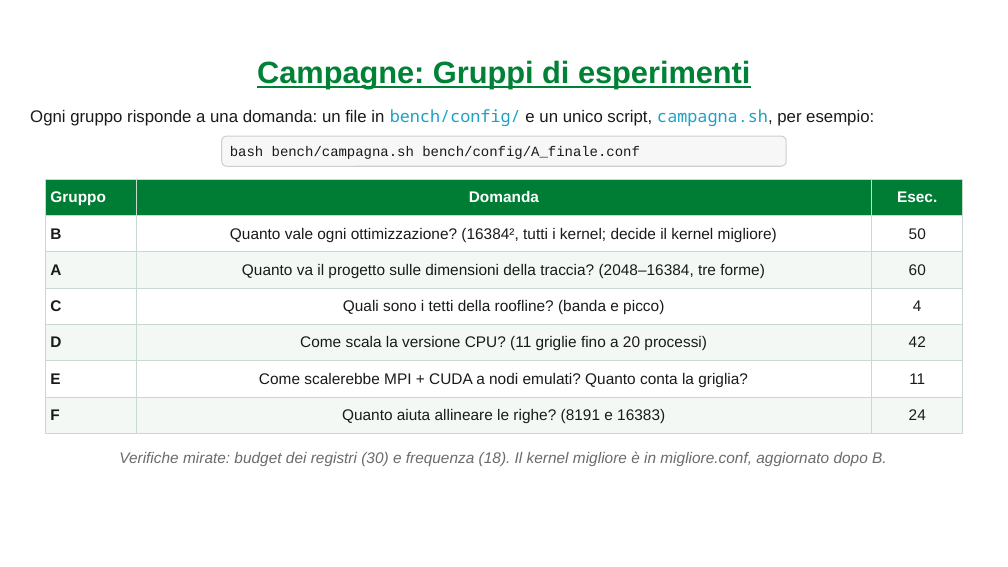
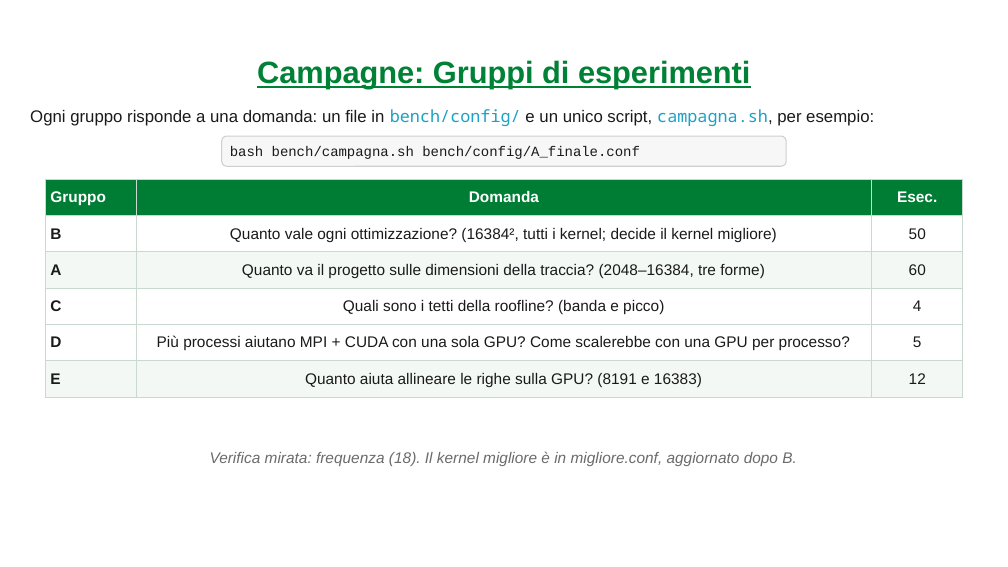
Before and after one commit to carloni2021/SCPA, a slide deck: slide 43 of relazione/presentazione/SCPA_Presentazione_Carloni.pptx (slide 40 before the commit). Drawn at 1008x567 pixels with LibreOffice and Linux fonts; fonts in the diff are those of the drawing; background and template pictures are left out. Boxes give left, top, right and bottom in pixels: in the first picture for what was removed or moved away, otherwise in the second. Text is boxed around its words. In the diff, an @@ line names an element or a change of style, - is before the commit and + after.

```diff
--- a/relazione/presentazione/SCPA_Presentazione_Carloni.pptx
+++ b/relazione/presentazione/SCPA_Presentazione_Carloni.pptx
@@ table at bbox=[45, 179, 963, 391] @@
-row 5: D | Come scala la versione CPU? (11 griglie fino a 20 processi) | 42
-row 6: E | Come scalerebbe MPI + CUDA a nodi emulati? Quanto conta la griglia? | 11
-row 7: F | Quanto aiuta allineare le righe? (8191 e 16383) | 24
+row 5: D | Più processi aiutano MPI + CUDA con una sola GPU? Come scalerebbe con una GPU per processo? | 5
+row 6: E | Quanto aiuta allineare le righe sulla GPU? (8191 e 16383) | 12
@@ text at bbox=[210, 451, 797, 466]: text changed @@
-Verifiche mirate: budget dei registri (30) e frequenza (18). Il kernel migliore è in migliore.conf, aggiornato dopo B.
+Verifica mirata: frequenza (18). Il kernel migliore è in migliore.conf, aggiornato dopo B.
```
Also in this commit, not shown: 33 other slides changed, 4 slides added, 8 slides removed, 33 other files.
